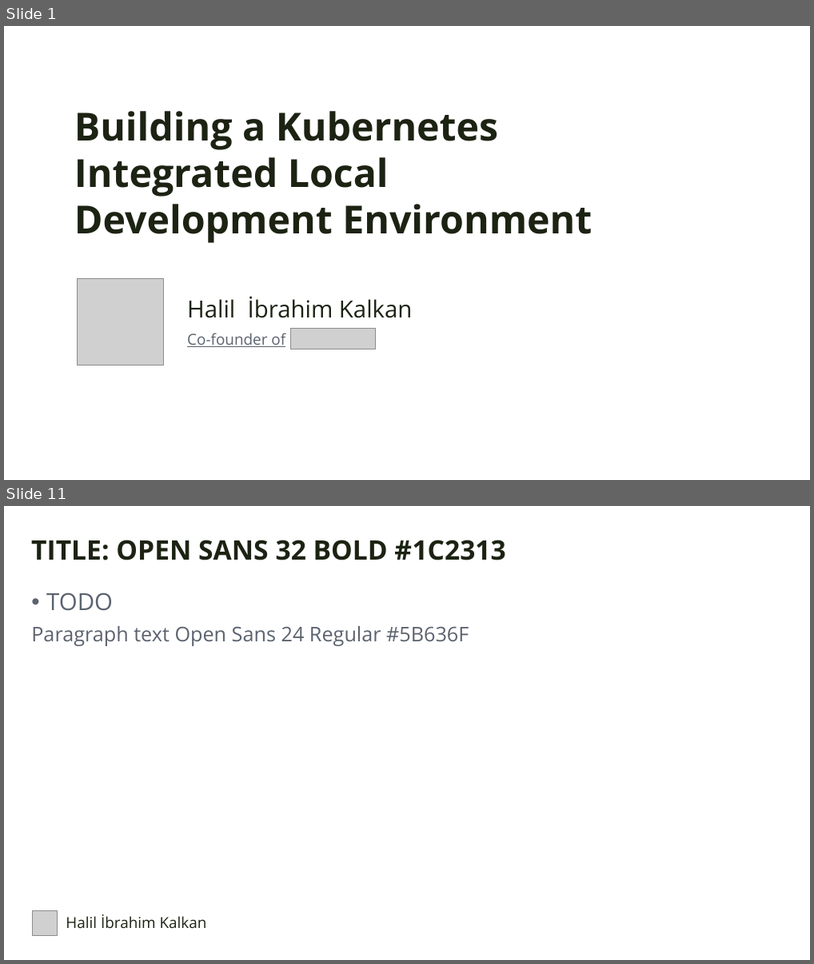
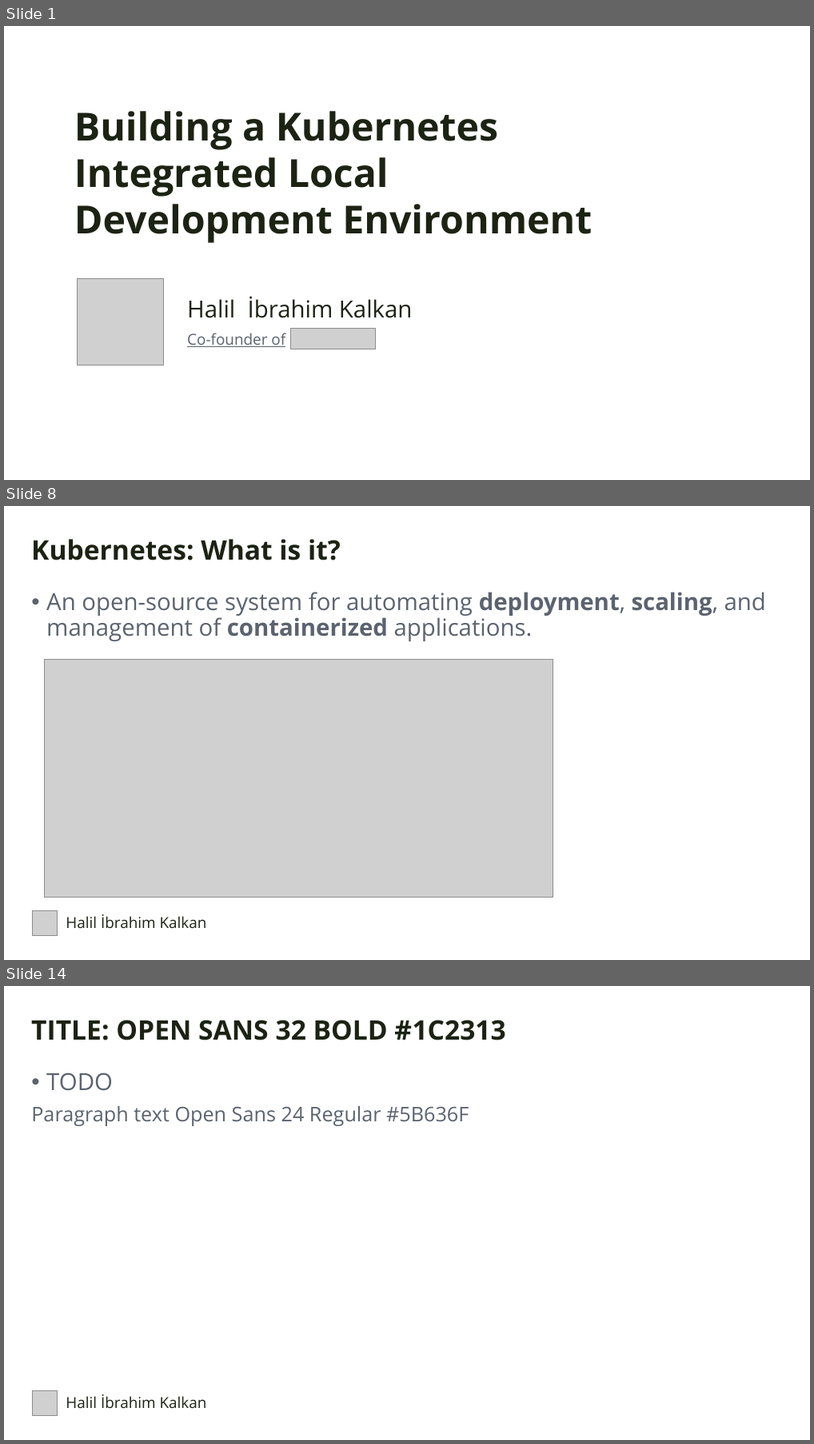
Before and after one commit to hikalkan/presentations, a slide deck: 2023-10-07 Devnot Kubernetes Integrated Development/KubernetesIntegratedDevelopment2023.pptx. Shown one above the other, each under a label of ours: slides 1 and 11 before the commit, slides 1, 8 and 14 after it; the slides between them are not shown. The pictures are 814x964 and 814x1444 pixels, drawn with LibreOffice and Linux fonts; fonts in the diff are those of the drawing; grey boxes stand for pictures; background and template pictures are left out. Boxes give left, top, right and bottom in pixels: in the first picture for what was removed or moved away, otherwise in the second. Text is boxed around its words. In the diff, an @@ line names an element or a change of style, - is before the commit and + after.

```diff
--- a/2023-10-07 Devnot Kubernetes Integrated Development/KubernetesIntegratedDevelopment2023.pptx
+++ b/2023-10-07 Devnot Kubernetes Integrated Development/KubernetesIntegratedDevelopment2023.pptx
@@ slide 8 added at box(4, 506, 810, 960), background picture (left out) @@
@@ text added at box(31, 539, 341, 560), 32 pt, text #1C2313, bold @@
+Kubernetes: What is it?
@@ text added at box(46, 592, 766, 641), 28 pt, text #5B636F @@
+• An open-source system for automating deployment, scaling, and management of containerized applications.
@@ picture added at box(45, 660, 554, 896) @@
@@ picture added at box(32, 910, 57, 935) @@
@@ text added at box(66, 914, 207, 928), 18 pt, text #1C2313 @@
+Halil İbrahim Kalkan
@@ what was slide 11 is now slide 14 @@
```
Also in this commit, not shown: 1 slide changed, 10 other slides added, 11 slides removed.
